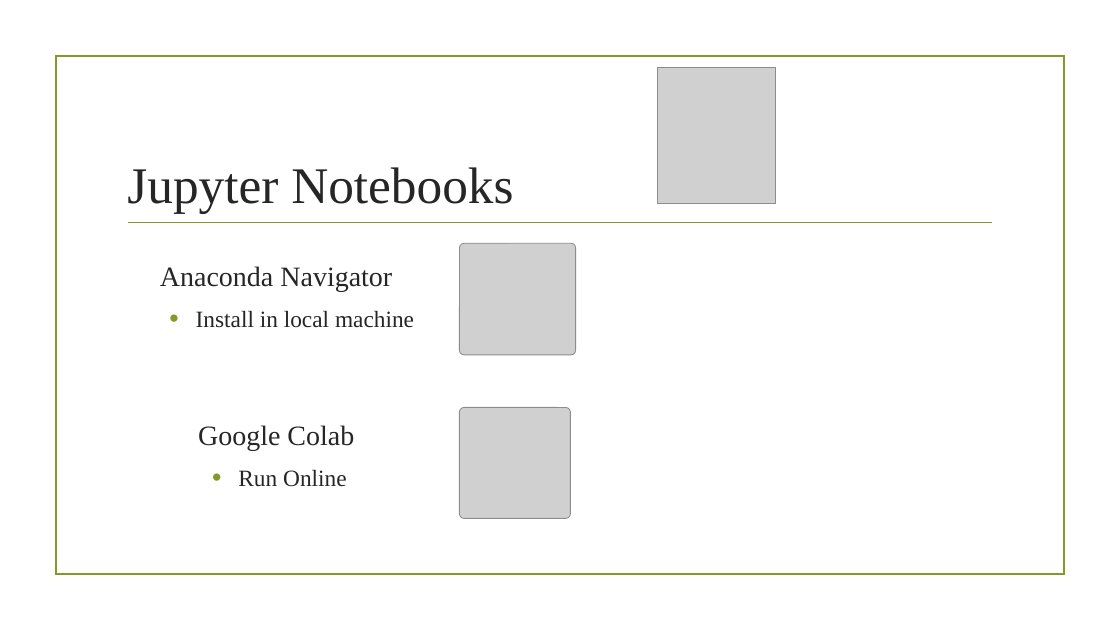
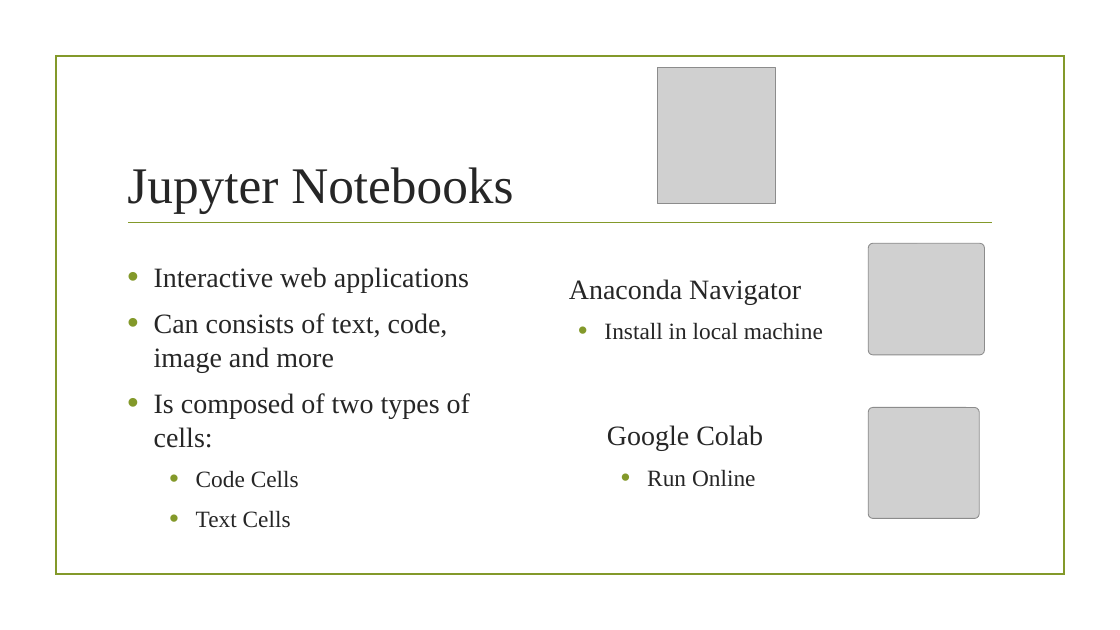
Before and after one commit to TashiNyangmi/hackathon_workshop, a slide deck: slide 13 of New Microsoft PowerPoint Presentation.pptx (slide 14 before the commit). Drawn at 1120x630 pixels with LibreOffice and Linux fonts; fonts in the diff are those of the drawing; grey boxes stand for pictures; background and template pictures are left out. Boxes give left, top, right and bottom in pixels: in the first picture for what was removed or moved away, otherwise in the second. Text is boxed around its words. In the diff, an @@ line names an element or a change of style, - is before the commit and + after.

```diff
--- a/New Microsoft PowerPoint Presentation.pptx
+++ b/New Microsoft PowerPoint Presentation.pptx
@@ text added at (x1=154, y1=267, x2=470, y2=528), 24 pt, text #262626 @@
+• Interactive web applications
+• Can consists of text, code, image and more
+• Is composed of two types of cells:
+  • Code Cells
+  • Text Cells
@@ text "Anaconda Navigator" moved from (x1=160, y1=266, x2=414, y2=328) to (x1=569, y1=279, x2=823, y2=340) @@
@@ 2 pictures, 1 text moved together from (x1=198, y1=244, x2=576, y2=518) to (x1=607, y1=244, x2=985, y2=518) @@
```
Also in this commit, not shown: 1 other slide changed, 1 slide removed, 1 other file.
